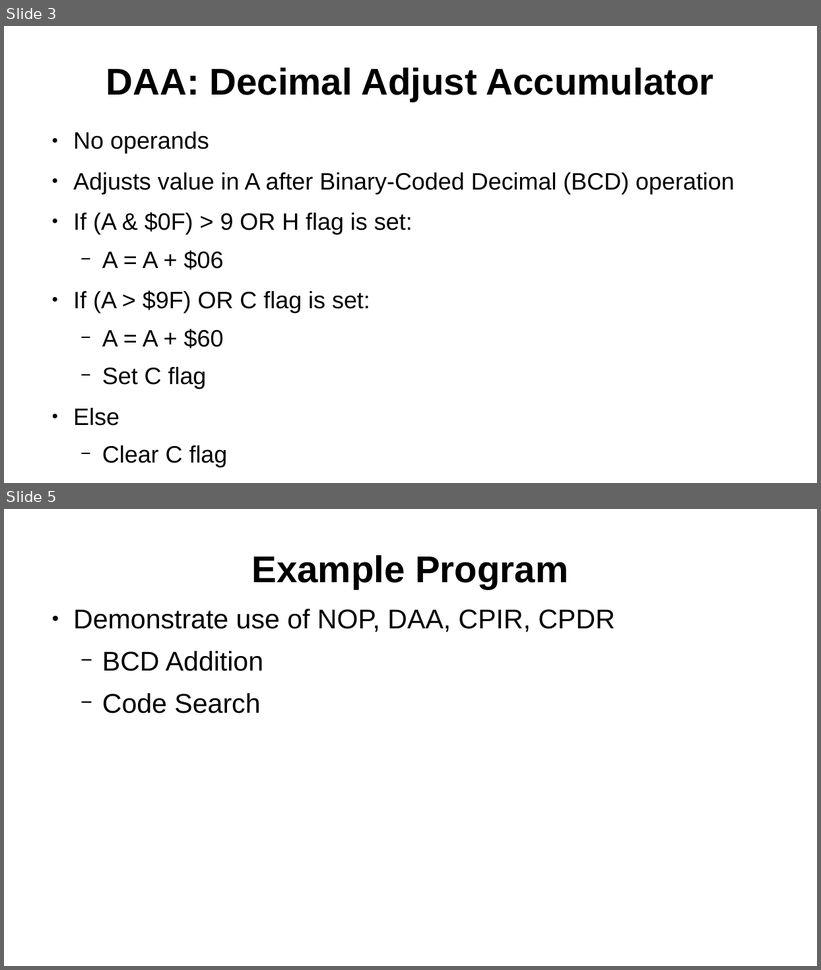
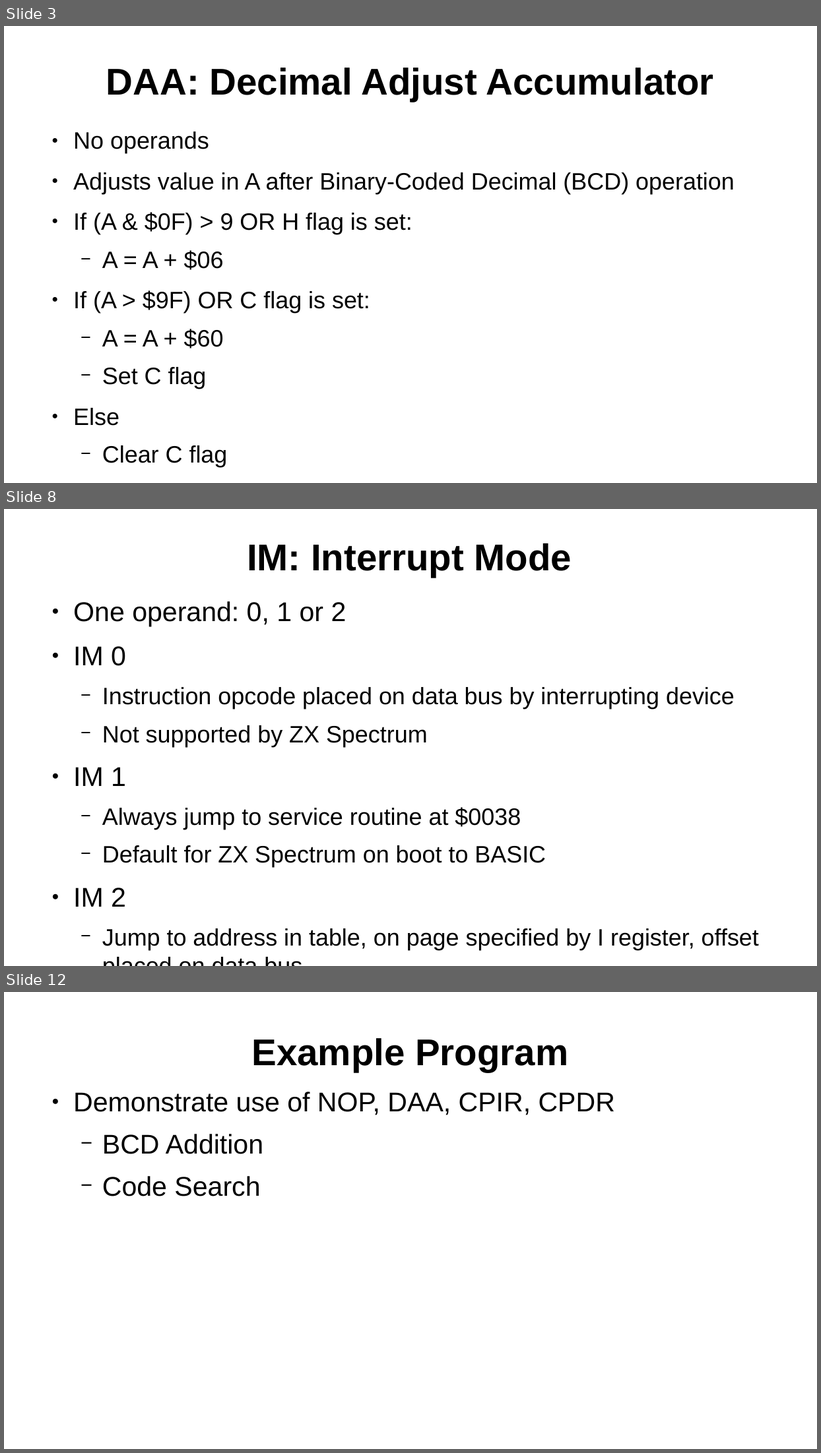
Before and after one commit to SlithyMatt/zxs-assembly-tutorial, a slide deck: Lesson9/Lesson9.odp. Shown one above the other, each under a label of ours: slides 3 and 5 before the commit, slides 3, 8 and 12 after it; the slides between them are not shown. The pictures are 821x970 and 821x1453 pixels, drawn with LibreOffice and Linux fonts; fonts in the diff are those of the drawing. Boxes give left, top, right and bottom in pixels: in the first picture for what was removed or moved away, otherwise in the second. Text is boxed around its words. In the diff, an @@ line names an element or a change of style, - is before the commit and + after.

```diff
--- a/Lesson9/Lesson9.odp
+++ b/Lesson9/Lesson9.odp
@@ slide 8 added at (4, 509, 817, 966), background #FFFFFF @@
@@ title added at (247, 543, 572, 578), 44 pt, text #000000, bold @@
+IM: Interrupt Mode
@@ text added at (73, 601, 759, 951), 28 pt, text #000000 @@
+● One operand: 0, 1 or 2
+● IM 0
+  − Instruction opcode placed on data bus by interrupting device
+  − Not supported by ZX Spectrum
+● IM 1
+  − Always jump to service routine at $0038
+  − Default for ZX Spectrum on boot to BASIC
+● IM 2
+  − Jump to address in table, on page specified by I register, offset placed on data bus.
@@ what was slide 5 is now slide 12 @@
```
Also in this commit, not shown: 1 slide changed, 6 other slides added.
